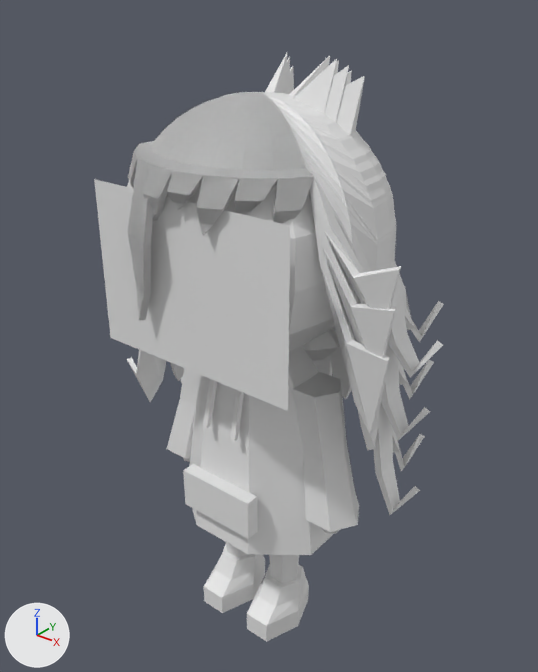
The Blender file assets/models/dreamer/dreamer.blend as it was, and as the next commit left it.
Rendered twice from a 50 mm camera at (1.161, -1.417, 1.83) aimed at (-0.034, 0.078, 0.903). Lighting does not change. The marker at lower left points along +X, +Y and +Z. The older version comes first.

The scene before the commit, as lines of its bpy script (objects in view):
```python
ob_face = bpy.data.objects.new('Face', me_face)
ob_face.parent = ob_head
ob_face.location = (0.0, 0.0, 1.24)
ob_hairlong = bpy.data.objects.new('HairLong', me_hairlong)
ob_hairlong.parent = ob_head
ob_hairlong.location = (0.0, 0.0, 1.24)
ob_hairmedium = bpy.data.objects.new('HairMedium', me_hairmedium)
ob_hairmedium.parent = ob_head
ob_hairmedium.location = (0.0, 0.0, 1.24)
ob_hairshort = bpy.data.objects.new('HairShort', me_hairshort)
ob_hairshort.parent = ob_head
ob_hairshort.location = (0.0, 0.0, 1.24)
ob_head = bpy.data.objects.new('Head', me_head)
ob_head.parent = ob_body
ob_head.location = (0.0, 0.0, 1.24)
# also in view: 'SleeveRight' at (-0.236, -0.015, 0.675); 'LegLeft' at (0.09, 0.0, 0.28); 'Body' at (0.0, 0.008, 0.673); 'SleeveLeft' at (0.236, -0.015, 0.675); 'ShoeLeft' at (0.09, -0.03, 0.075)
```
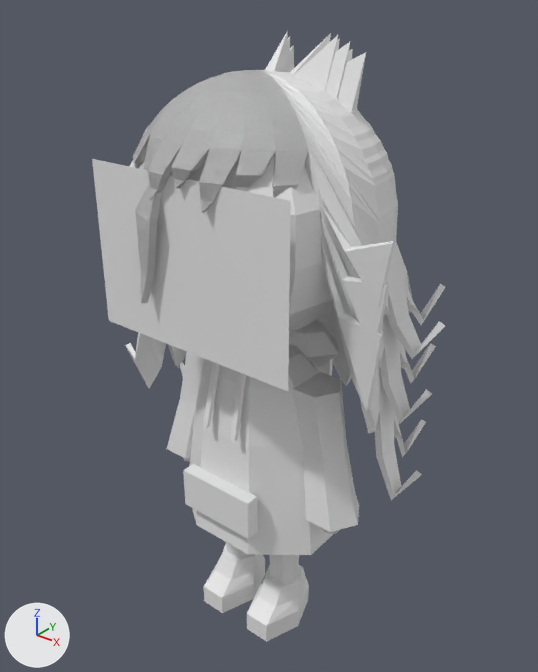
Commit message: Give the dreamer a neck and a shaded face

Pixel boxes (x1, y1, x2, y2) of what changed, in the pictures (538 x 672 px; the box of a moved part takes in the faces that stretch with it):
'HairShort', reshaped, moved: before (127, 53, 444, 377); after (133, 31, 445, 359)
'Face', moved: before (94, 179, 290, 411); after (92, 159, 291, 391)
'HairMedium', reshaped, moved: before (128, 57, 434, 440); after (228, 36, 436, 423)
'HairLong', reshaped, moved: before (127, 66, 425, 515); after (125, 45, 426, 500)
'Head', moved: before (130, 184, 335, 351); after (129, 154, 334, 333)
part 1 of me_hairshort, moved or reshaped: before (127, 93, 401, 309); after (133, 70, 395, 307)
part 2 of me_hairmedium, moved or reshaped: before (128, 92, 396, 357); after (228, 72, 389, 354)
part 3 of me_hairlong, moved or reshaped: before (153, 95, 390, 434); after (151, 73, 383, 411)

The edits, one by one:
me_hairshort is used by ob_hairshort; parent ob_head; location (0.0, 0.0, 1.24).
me_hairshort had 632 vertices, 690 faces and spanned x -0.511..0.502, y -0.326..0.467, z -0.344..0.417.
me_hairshort now has 632 vertices, 690 faces and spans x -0.511..0.502, y -0.308..0.467, z -0.344..0.417.
me_hairshort part 1: 245 of 632 vertices moved; they spanned x -0.375..0.482, y -0.326..-0.021, z -0.182..0.337 and now span x -0.366..0.453, y -0.308..-0.019, z -0.183..0.338; mean shift (0.0, 0.011, 0.004); largest move (0.304, -0.162, 0.106) -> (0.272, -0.133, 0.103).
me_hairmedium is used by ob_hairmedium; parent ob_head; location (0.0, 0.0, 1.24).
me_hairmedium had 632 vertices, 690 faces and spanned x -0.494..0.488, y -0.326..0.462, z -0.51..0.404.
me_hairmedium now has 632 vertices, 690 faces and spans x -0.494..0.488, y -0.308..0.462, z -0.51..0.404.
me_hairmedium part 2: 247 of 632 vertices moved; they spanned x -0.37..0.477, y -0.326..-0.021, z -0.21..0.337 and now span x -0.36..0.447, y -0.308..-0.019, z -0.213..0.338; mean shift (0.0, 0.011, 0.004); largest move (0.302, -0.163, 0.072) -> (0.269, -0.134, 0.07).
me_hairlong is used by ob_hairlong; parent ob_head; location (0.0, 0.0, 1.24).
me_hairlong had 632 vertices, 690 faces and spanned x -0.483..0.484, y -0.326..0.459, z -0.769..0.381.
me_hairlong now has 632 vertices, 690 faces and spans x -0.483..0.484, y -0.308..0.459, z -0.769..0.381.
me_hairlong part 3: 251 of 632 vertices moved; they spanned x -0.368..0.472, y -0.326..-0.021, z -0.361..0.337 and now span x -0.358..0.441, y -0.308..-0.019, z -0.364..0.338; mean shift (0.0, 0.011, 0.004); largest move (0.298, -0.162, 0.027) -> (0.266, -0.132, 0.026).
Object 'Head' (ob_head) moves from (0.0, 0.0, 1.24) to (0.0, 0.0, 1.29).
In object 'HairShort' (ob_hairshort), matrix_parent_inverse goes from Matrix(((1.0, 0.0, 0.0, 0.0), (0.0, 1.0, 0.0, 0.0), (0.0, 0.0, 1.0, -1.24), (0.0, 0.0, 0.0, 1.0))) to Matrix(((1.0, 0.0, 0.0, 0.0), (0.0, 1.0, 0.0, 0.0), (0.0, 0.0, 1.0, -1.29), (0.0, 0.0, 0.0, 1.0))).
Object 'HairShort' (ob_hairshort) moves from (0.0, 0.0, 1.24) to (0.0, 0.0, 1.29).
In object 'HairMedium' (ob_hairmedium), matrix_parent_inverse goes from Matrix(((1.0, 0.0, 0.0, 0.0), (0.0, 1.0, 0.0, 0.0), (0.0, 0.0, 1.0, -1.24), (0.0, 0.0, 0.0, 1.0))) to Matrix(((1.0, 0.0, 0.0, 0.0), (0.0, 1.0, 0.0, 0.0), (0.0, 0.0, 1.0, -1.29), (0.0, 0.0, 0.0, 1.0))).
Object 'HairMedium' (ob_hairmedium) moves from (0.0, 0.0, 1.24) to (0.0, 0.0, 1.29).
In object 'HairLong' (ob_hairlong), matrix_parent_inverse goes from Matrix(((1.0, 0.0, 0.0, 0.0), (0.0, 1.0, 0.0, 0.0), (0.0, 0.0, 1.0, -1.24), (0.0, 0.0, 0.0, 1.0))) to Matrix(((1.0, 0.0, 0.0, 0.0), (0.0, 1.0, 0.0, 0.0), (0.0, 0.0, 1.0, -1.29), (0.0, 0.0, 0.0, 1.0))).
Object 'HairLong' (ob_hairlong) moves from (0.0, 0.0, 1.24) to (0.0, 0.0, 1.29).
